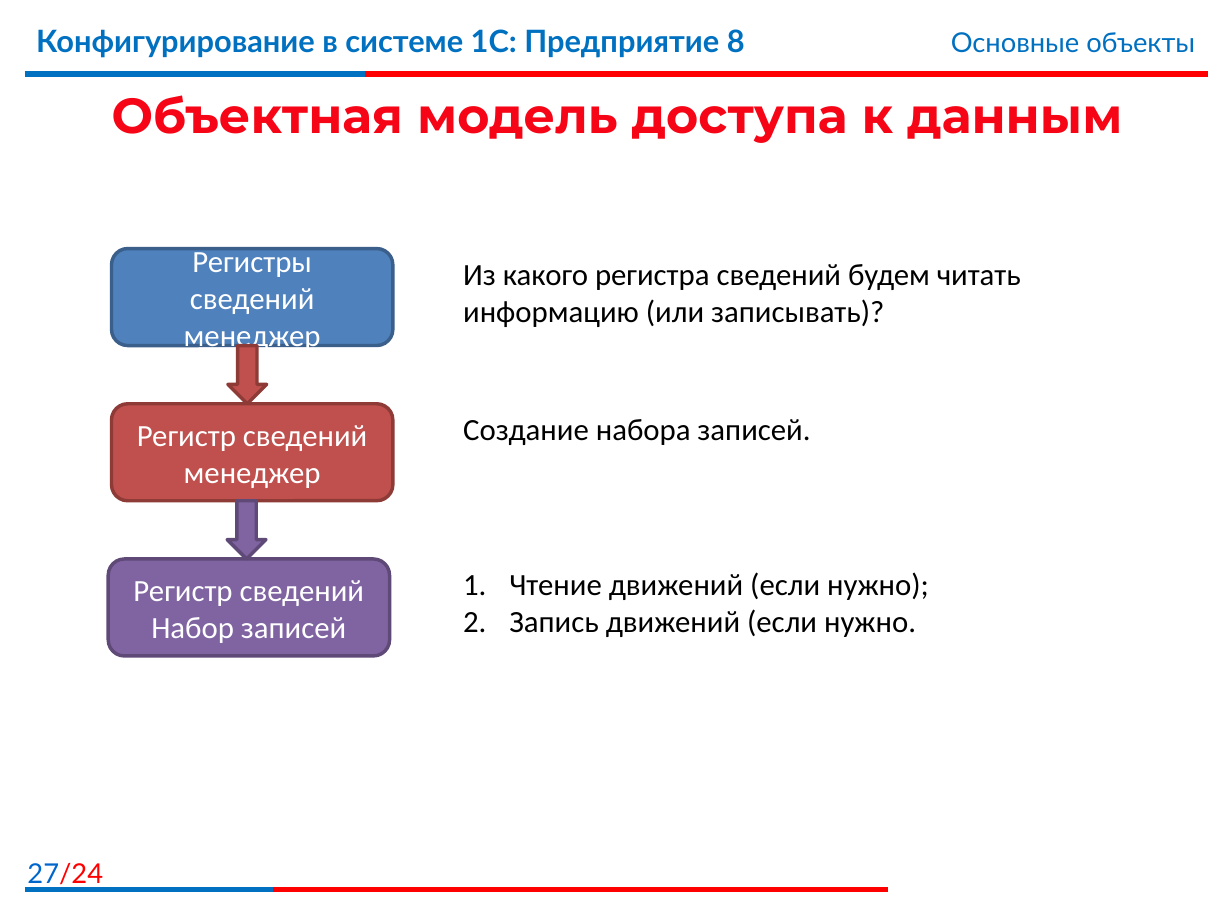
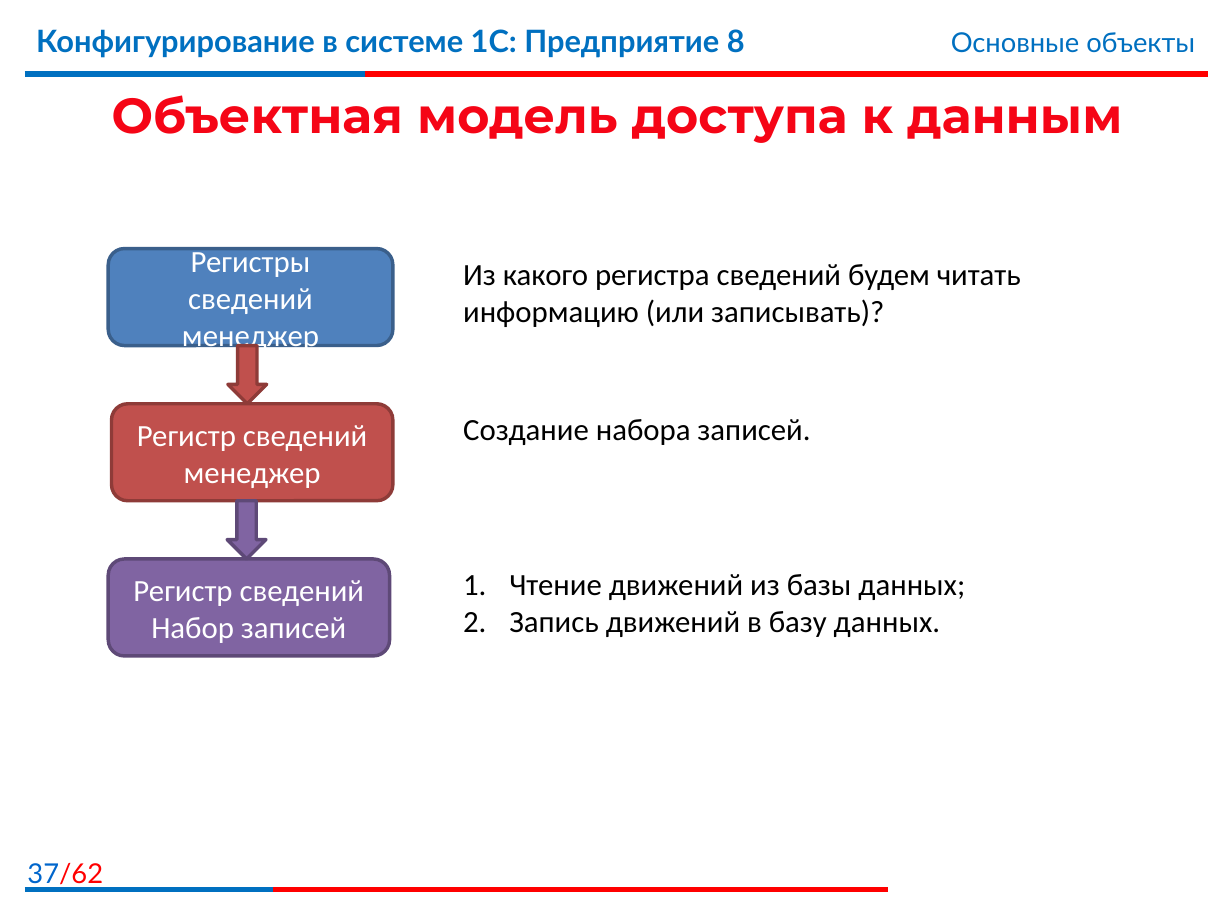
Before and after one commit to bestteacher-1c/documents_compl_kurs, a slide deck: slide 37 of Занятие_05/Иллюстрации5.pptx (slide 27 before the commit). Drawn at 1232x924 pixels with LibreOffice and Linux fonts; fonts in the diff are those of the drawing; background and template pictures are left out. Boxes give left, top, right and bottom in pixels: in the first picture for what was removed or moved away, otherwise in the second. Text is boxed around its words. In the diff, an @@ line names an element or a change of style, - is before the commit and + after.

```diff
--- a/Занятие_05/Иллюстрации5.pptx
+++ b/Занятие_05/Иллюстрации5.pptx
@@ rounded rectangle "Регистры сведений менеджер" resized from (x1=112, y1=249, x2=393, y2=346) to (x1=108, y1=249, x2=393, y2=346) @@
@@ text at (x1=509, y1=574, x2=965, y2=637): text changed @@
-1. Чтение движений (если нужно);
-2. Запись движений (если нужно.
+1. Чтение движений из базы данных;
+2. Запись движений в базу данных.
@@ page number at (x1=27, y1=863, x2=103, y2=889): text changed @@
-27/24
+37/62
```
Also in this commit, not shown: 11 other slides changed, 31 slides added, 8 slides removed, 28 other files.
